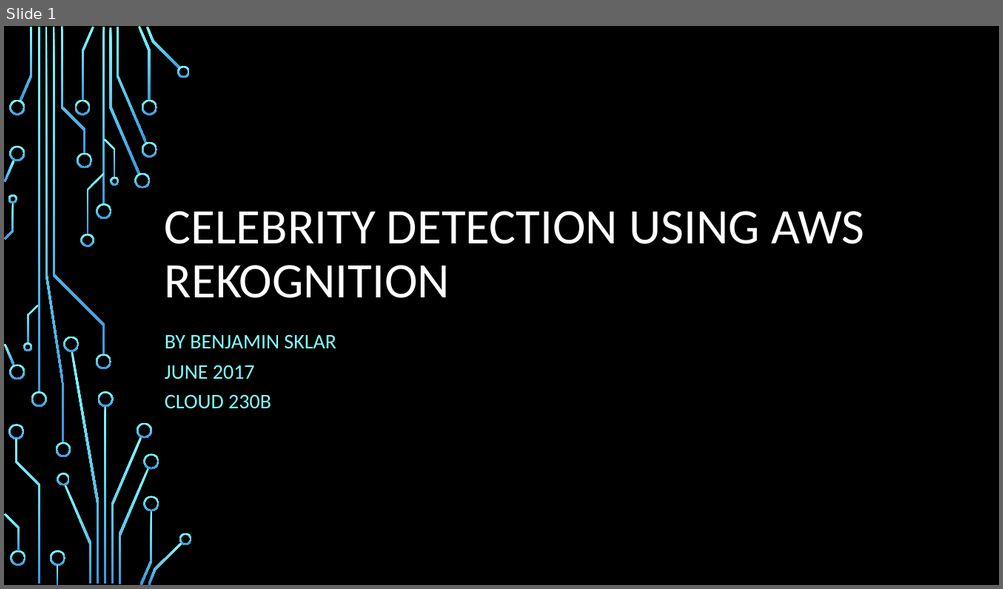
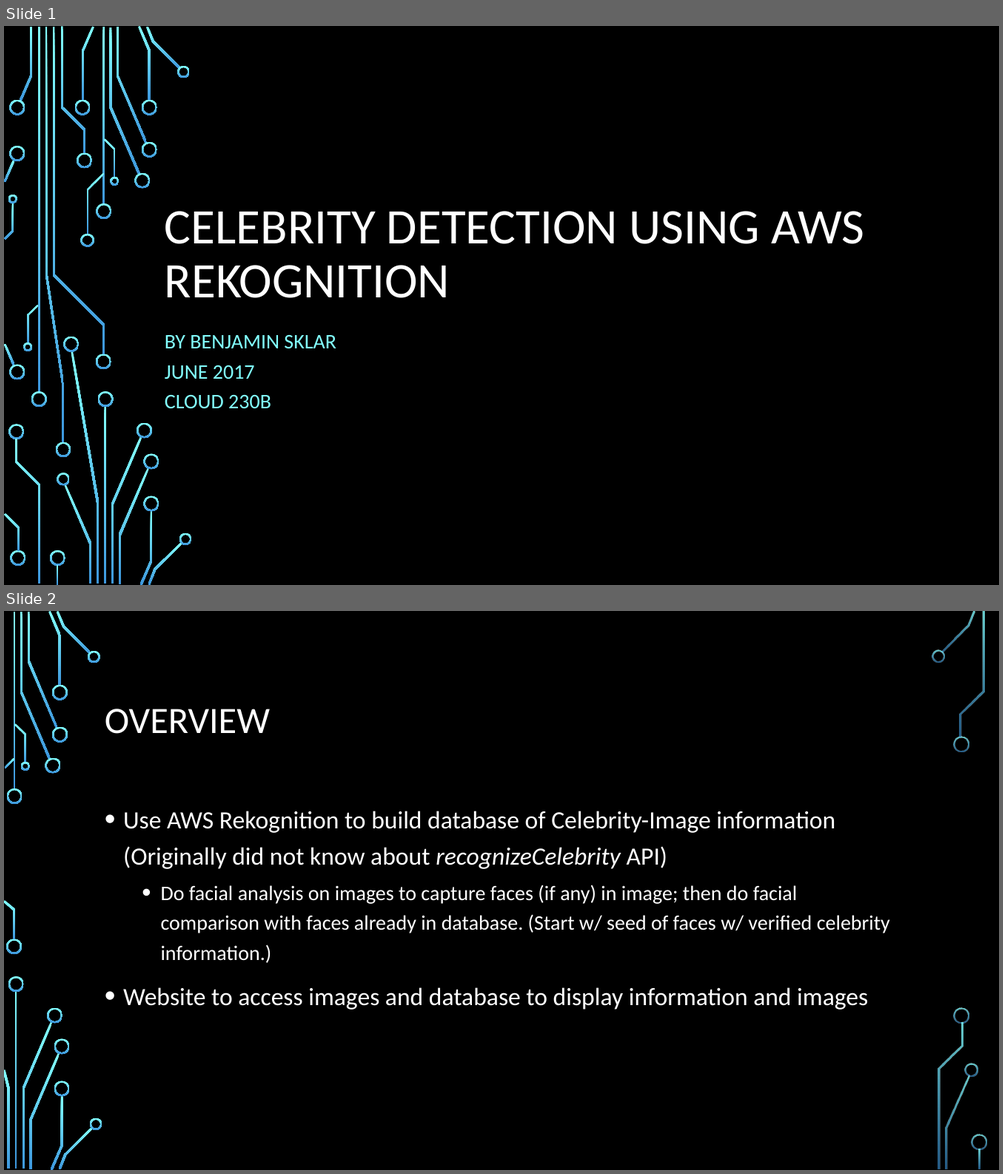
Before and after one commit to brskl/Cloud230B_final, a slide deck: Celebrity detection using AWS Rekognition.pptx. Shown one above the other, each under a label of ours: slide 1 before the commit, slides 1 and 2 after it. The pictures are 1003x589 and 1003x1174 pixels, drawn with LibreOffice and Linux fonts; fonts in the diff are those of the drawing; background and template pictures are left out. Boxes give left, top, right and bottom in pixels: in the first picture for what was removed or moved away, otherwise in the second. Text is boxed around its words. In the diff, an @@ line names an element or a change of style, - is before the commit and + after.

Commit message:
added diagram, updated text

```diff
--- a/Celebrity detection using AWS Rekognition.pptx
+++ b/Celebrity detection using AWS Rekognition.pptx
@@ slide 2 added at (4, 611, 999, 1170), background picture (left out) @@
@@ title added at (105, 709, 270, 734), 36 pt, text #FFFFFF @@
+OVERVIEW
@@ text added at (123, 811, 890, 1010), 24 pt, text #FFFFFF @@
+• Use AWS Rekognition to build database of Celebrity-Image information
+  (Originally did not know about recognizeCelebrity API)
+  • Do facial analysis on images to capture faces (if any) in image; then do facial comparison with faces already in database. (Start w/ seed of faces w/ verified celebrity information.)
+• Website to access images and database to display information and images
@@ group added at (4, 611, 987, 1170): 33 freeform shapes, 3 rectangles @@
```
Also in this commit, not shown: 4 slides changed, 1 other slide added, 1 slide removed.
